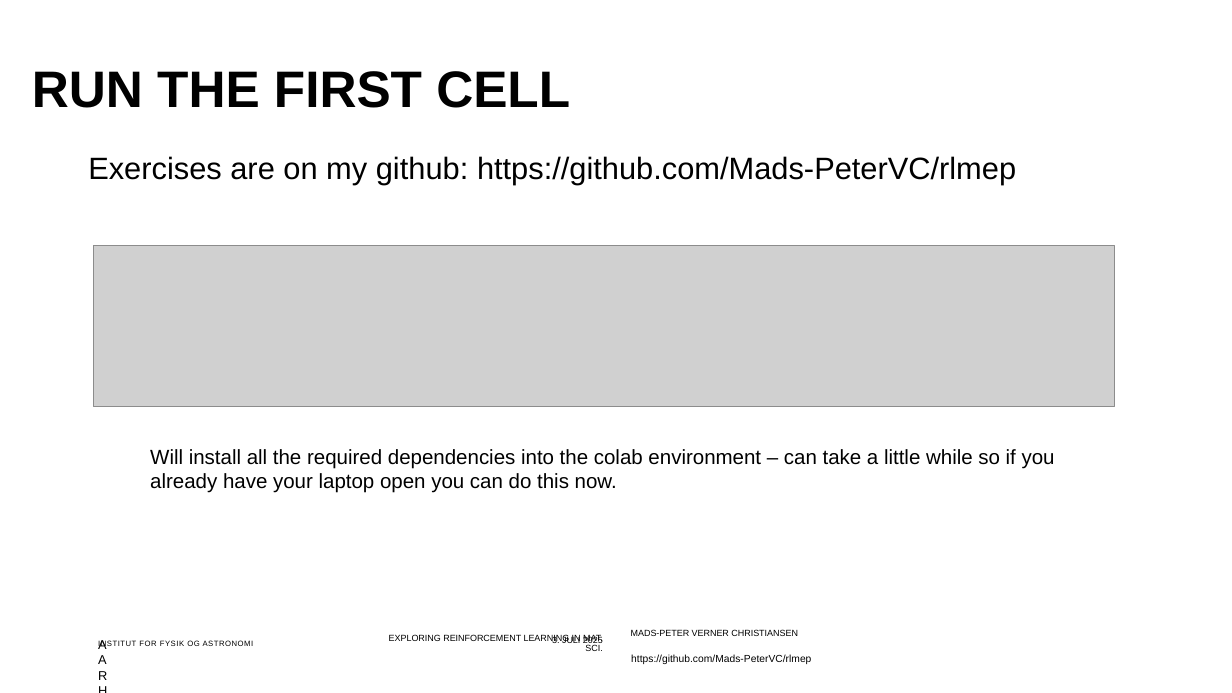
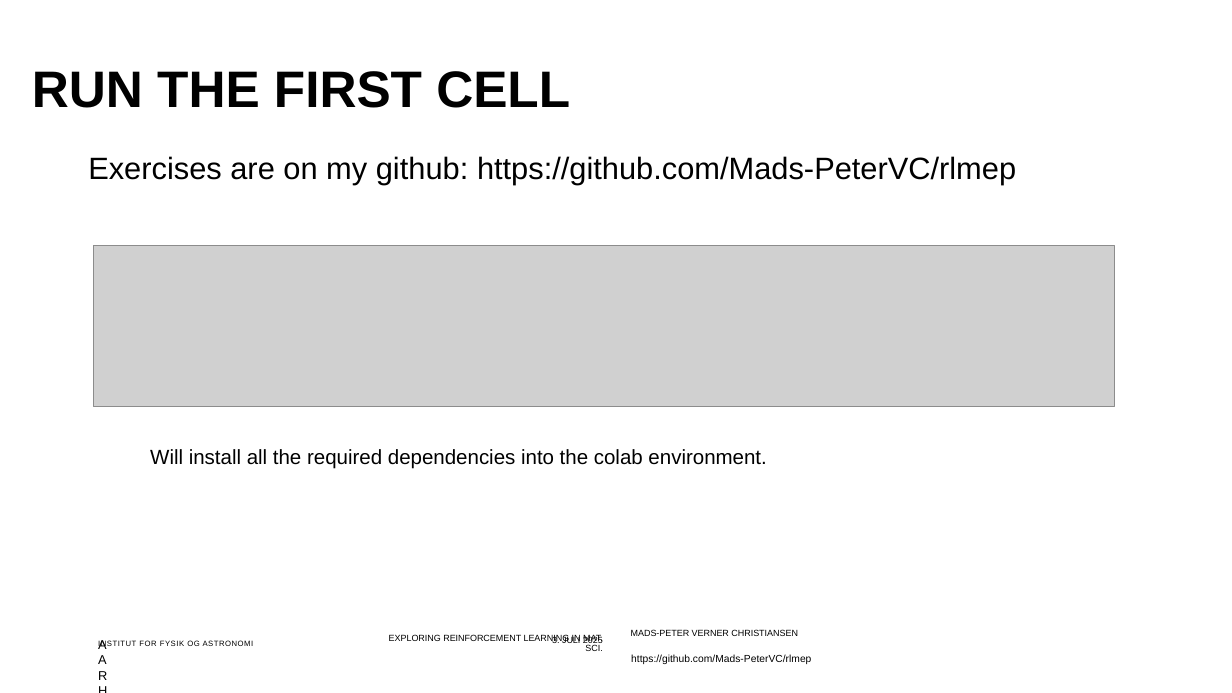
Before and after one commit to Mads-PeterVC/rlmep, a slide deck: slide 5 of slides/slides.pptx. Drawn at 1232x693 pixels with LibreOffice and Linux fonts; fonts in the diff are those of the drawing; grey boxes stand for pictures; background and template pictures are left out. Boxes give left, top, right and bottom in pixels: in the first picture for what was removed or moved away, otherwise in the second. Text is boxed around its words. In the diff, an @@ line names an element or a change of style, - is before the commit and + after.

```diff
--- a/slides/slides.pptx
+++ b/slides/slides.pptx
@@ text at (150,449,766,469): text changed @@
-Will install all the required dependencies into the colab environment – can take a little while so if you already have your laptop open you can do this now.
+Will install all the required dependencies into the colab environment.
```
Also in this commit, not shown: 7 other slides changed, 8 slides added, 1 slide removed.
